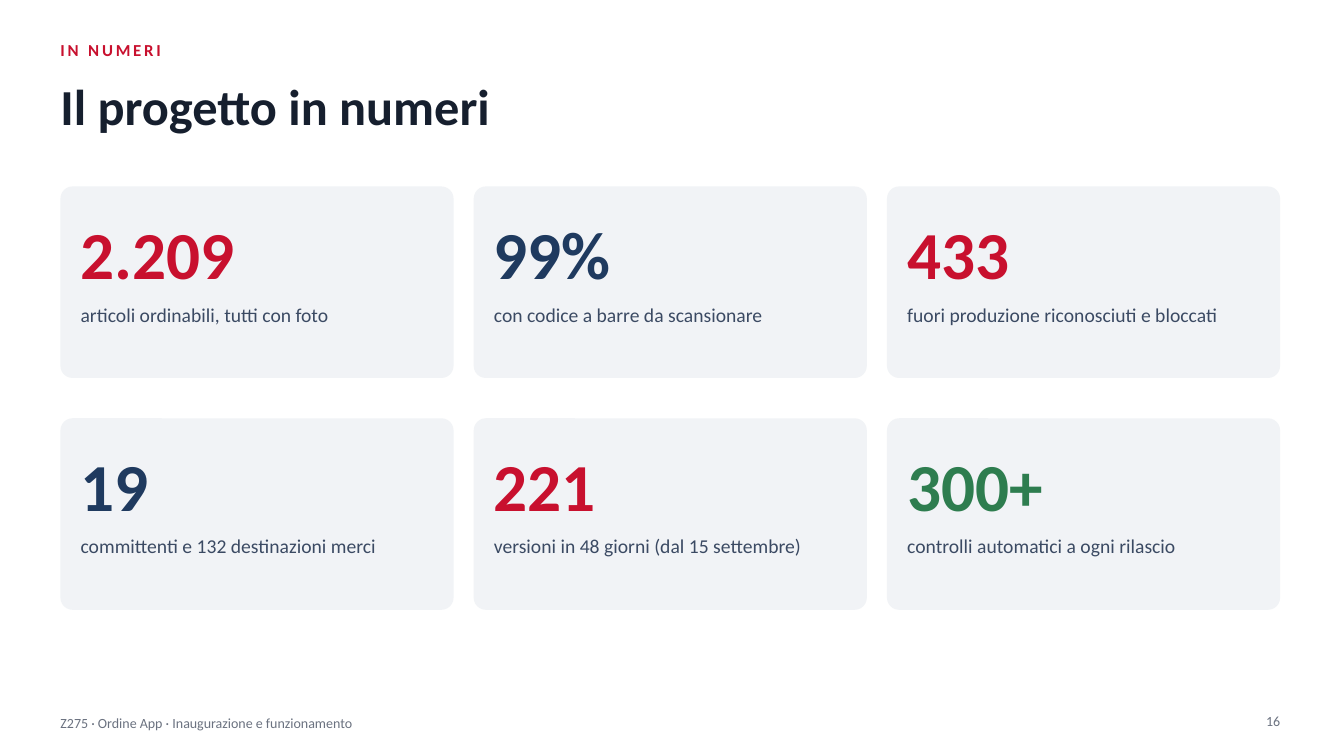
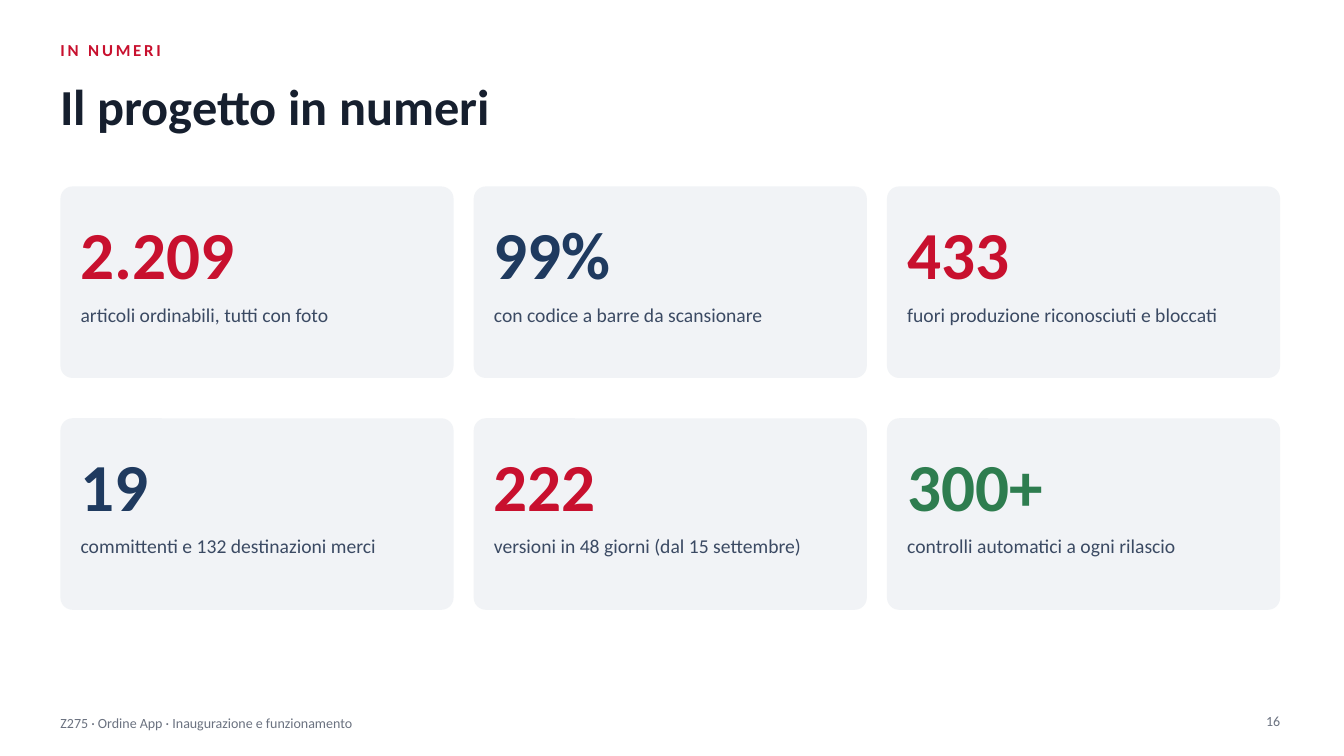
Before and after one commit to PPparre/Z275_App_Ordine, a slide deck: slide 16 of Z275_Presentazione.pptx. Drawn at 1344x756 pixels with LibreOffice and Linux fonts; fonts in the diff are those of the drawing. Boxes give left, top, right and bottom in pixels: in the first picture for what was removed or moved away, otherwise in the second. Text is boxed around its words. In the diff, an @@ line names an element or a change of style, - is before the commit and + after.

```diff
--- a/Z275_Presentazione.pptx
+++ b/Z275_Presentazione.pptx
@@ text at [494, 467, 596, 511]: text changed @@
-221
+222
```
Also in this commit, not shown: 3 other slides changed, 4 other files.
